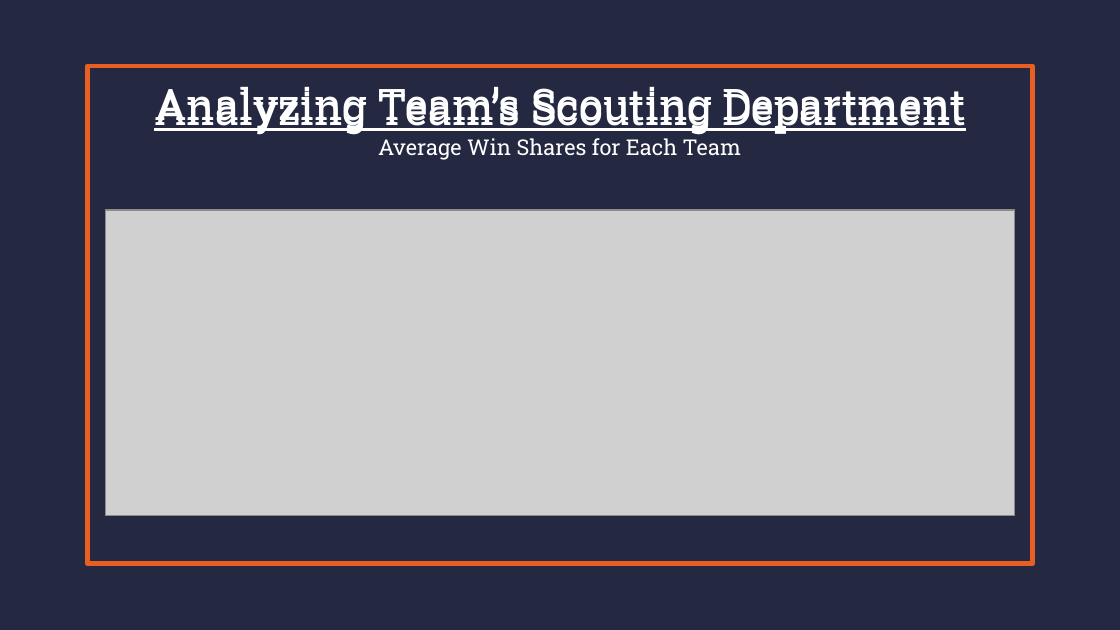
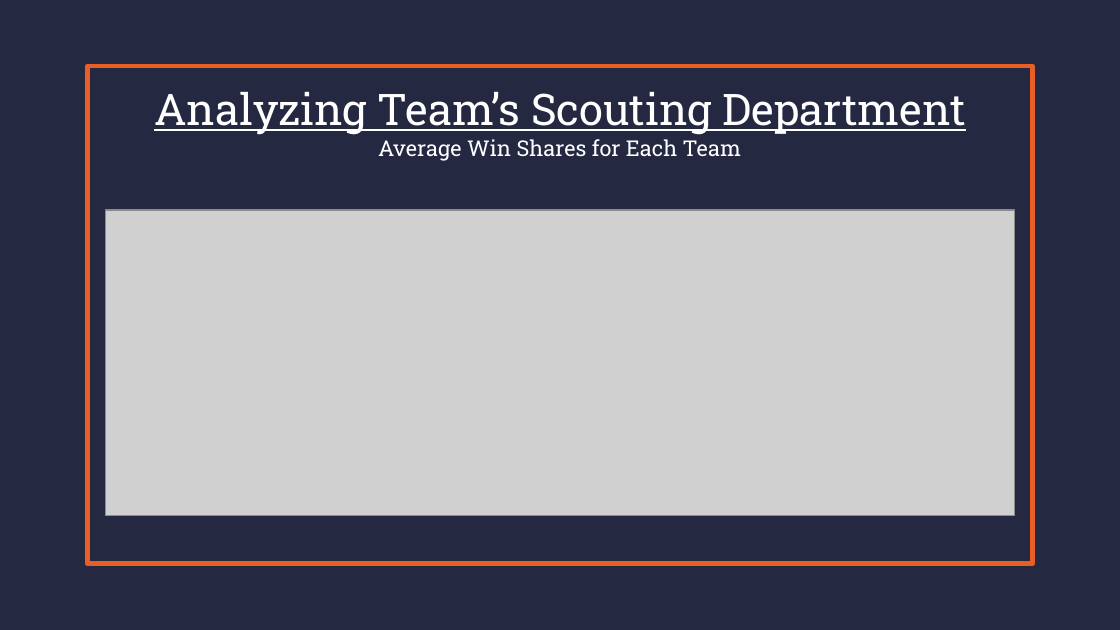
Before and after one commit to Zavello/capstone_DA12_NBA, a slide deck: slide 11 of CapStone Presentation.pptx. Drawn at 1120x630 pixels with LibreOffice and Linux fonts; fonts in the diff are those of the drawing; grey boxes stand for pictures. Boxes give left, top, right and bottom in pixels: in the first picture for what was removed or moved away, otherwise in the second. Text is boxed around its words. In the diff, an @@ line names an element or a change of style, - is before the commit and + after.

```diff
--- a/CapStone Presentation.pptx
+++ b/CapStone Presentation.pptx
@@ text "Analyzing Team’s Scouting Department" rewrapped from [378, 138, 741, 160] to [154, 92, 966, 161] @@
@@ text removed at [154, 87, 966, 131] @@
-Analyzing Team’s Scouting Department
```
Also in this commit, not shown: 3 other slides changed, 4 slides added, 3 slides removed, 5 other files.
